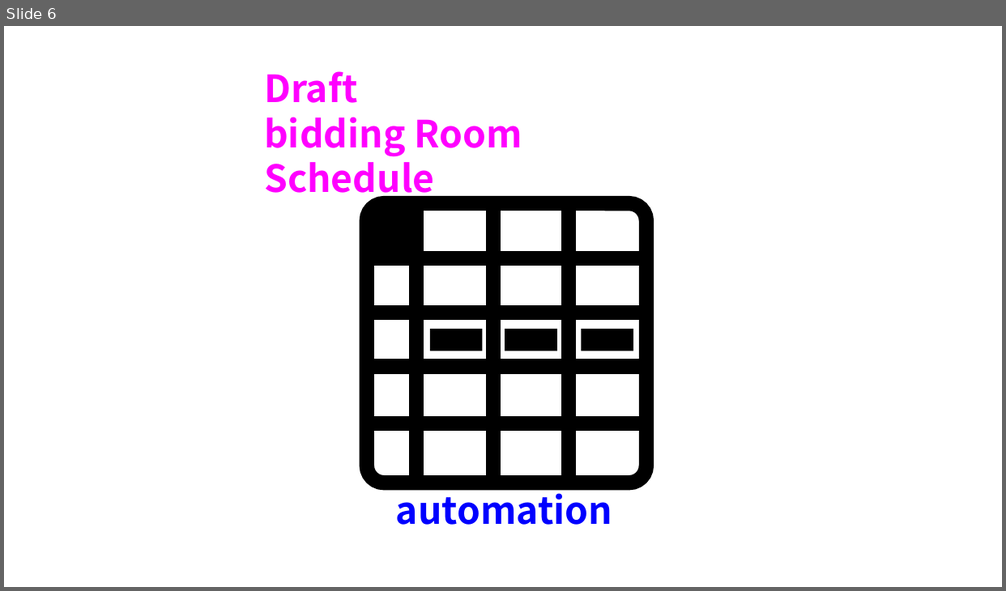
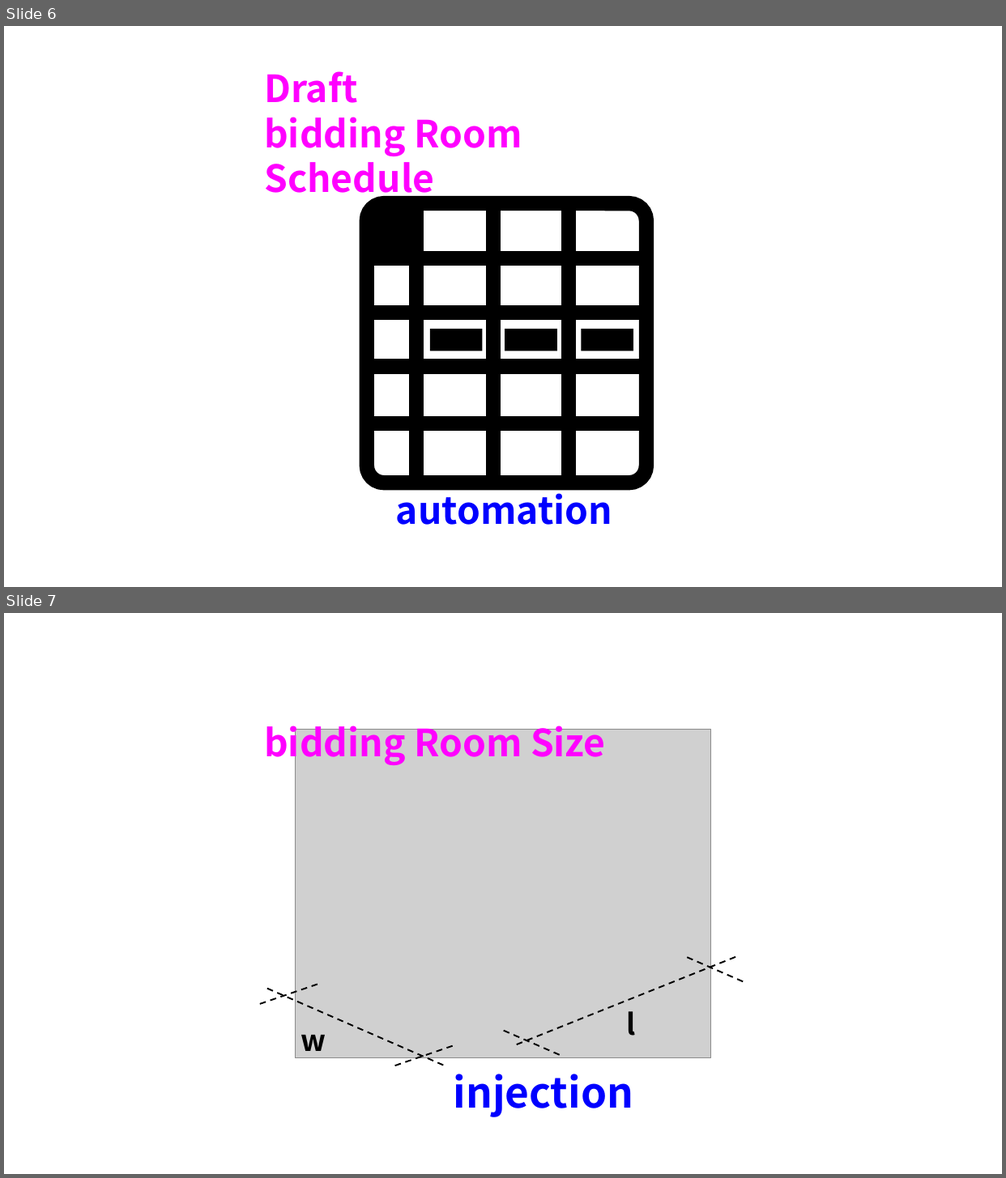
Before and after one commit to hnanmal/mQ, a slide deck: hecCalc/2023/documentum/logo/logo.pptx. Shown one above the other, each under a label of ours: slide 6 before the commit, slides 6 and 7 after it. The pictures are 1006x591 and 1006x1178 pixels, drawn with LibreOffice and Linux fonts; fonts in the diff are those of the drawing; grey boxes stand for pictures. Boxes give left, top, right and bottom in pixels: in the first picture for what was removed or moved away, otherwise in the second. Text is boxed around its words. In the diff, an @@ line names an element or a change of style, - is before the commit and + after.

```diff
--- a/hecCalc/2023/documentum/logo/logo.pptx
+++ b/hecCalc/2023/documentum/logo/logo.pptx
@@ slide 7 added at box(4, 613, 1002, 1174), background #FFFFFF @@
@@ text added at box(264, 718, 606, 766), 36 pt, text #FF00FF, bold @@
+bidding Room Size
@@ picture added at box(296, 729, 710, 1059) @@
@@ line added from (735, 957) to (513, 1046), #000000 1.5 pt dashed @@
@@ line added from (743, 982) to (687, 957), #000000 1.5 pt dashed @@
@@ line added from (317, 984) to (257, 1005), #000000 1.5 pt dashed @@
@@ line added from (444, 1065) to (264, 987), #000000 1.5 pt dashed @@
@@ text added at box(627, 1012, 636, 1036), 28 pt, text #000000, bold @@
+l
@@ text added at box(300, 1035, 326, 1059), 28 pt, text #000000, bold @@
+w
@@ line added from (453, 1046) to (393, 1067), #000000 1.5 pt dashed @@
@@ line added from (560, 1055) to (503, 1031), #000000 1.5 pt dashed @@
@@ text added at box(454, 1074, 633, 1118), 40 pt, text #0000FF, bold @@
+injection
```
Also in this commit, not shown: 1 slide removed, 3 other files.
